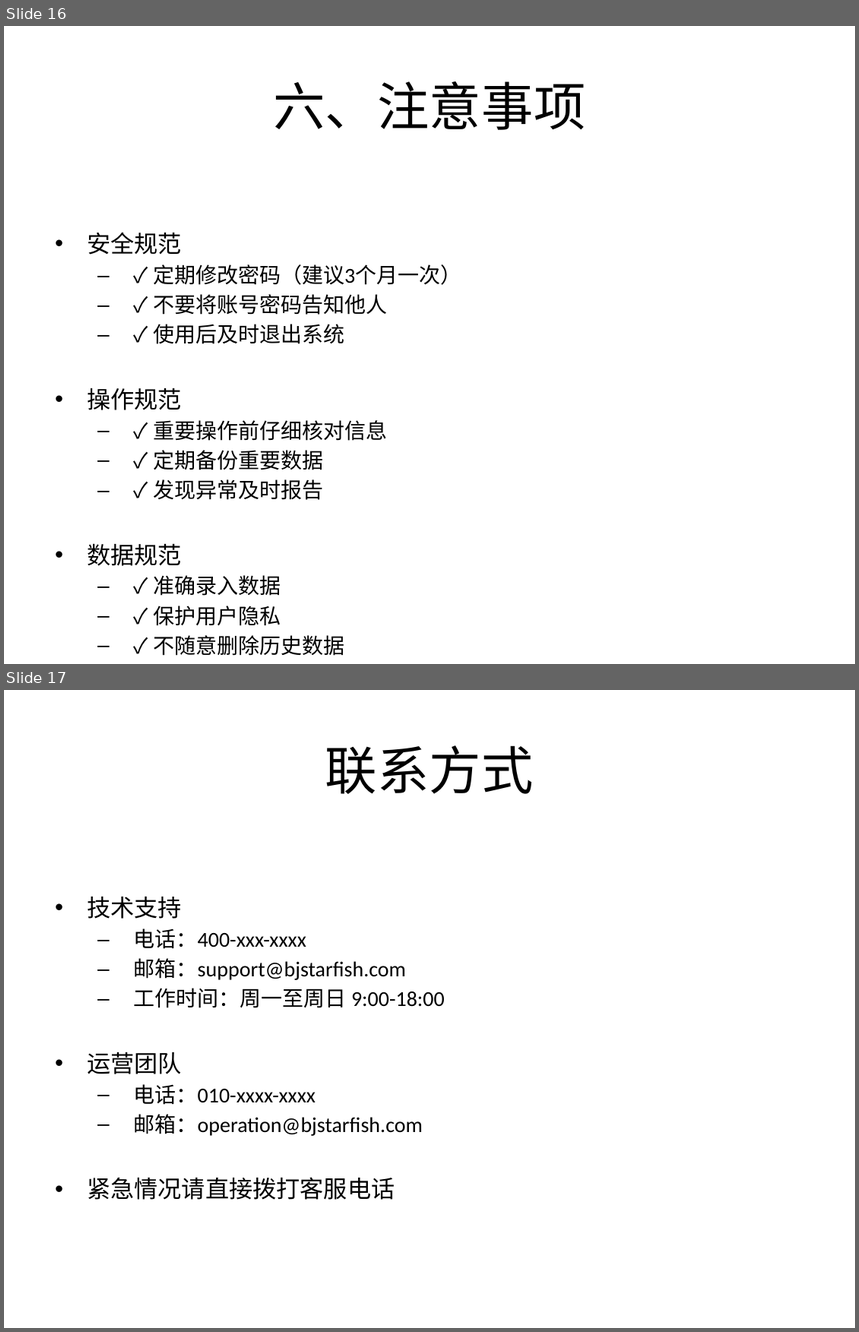
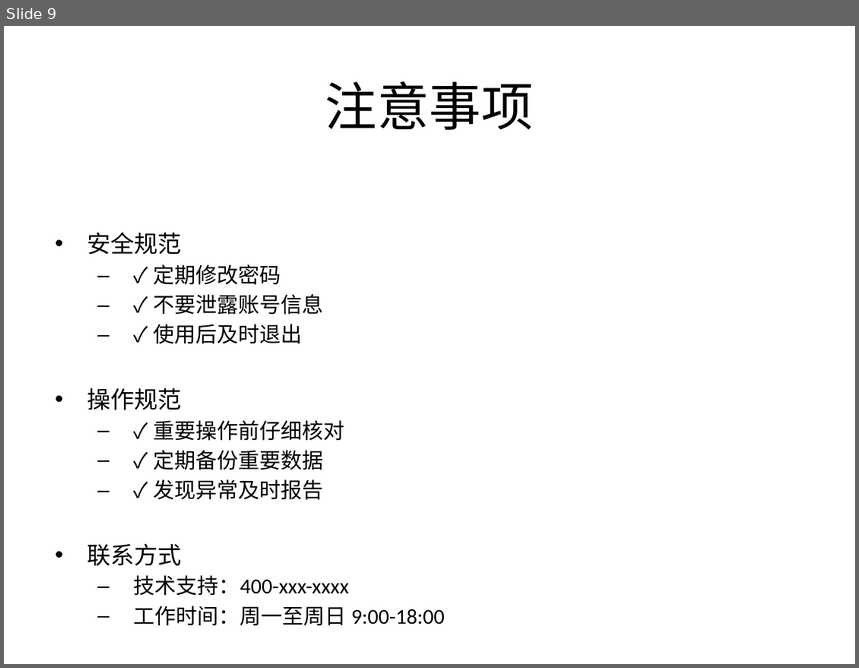
Before and after one commit to ctrlaomao/bjstarfish, a slide deck: 非雪季系统培训PPT.pptx. Shown one above the other, each under a label of ours: slides 16 and 17 before the commit, slide 9 after it. The pictures are 859x1332 and 859x668 pixels, drawn with LibreOffice and Linux fonts; fonts in the diff are those of the drawing. Boxes give left, top, right and bottom in pixels: in the first picture for what was removed or moved away, otherwise in the second. Text is boxed around its words. In the diff, an @@ line names an element or a change of style, - is before the commit and + after.

```diff
--- a/非雪季系统培训PPT.pptx
+++ b/非雪季系统培训PPT.pptx
@@ slide 17 removed at [4, 690, 855, 1328], background #FFFFFF @@
@@ title removed at [325, 745, 534, 794] @@
-联系方式
@@ text removed at [87, 897, 445, 1200] @@
-• 技术支持
-  – 电话：400-xxx-xxxx
-  – 邮箱：support@bjstarfish.com
-  – 工作时间：周一至周日 9:00-18:00
-• 运营团队
-  – 电话：010-xxxx-xxxx
-  – 邮箱：operation@bjstarfish.com
-• 紧急情况请直接拨打客服电话
@@ what was slide 16 is now slide 9 @@
@@ slide 9 changed as well @@
@@ title at [325, 81, 534, 130]: text changed @@
-六、注意事项
+注意事项
@@ text at [153, 265, 323, 344]: text changed @@
-  – ✓ 定期修改密码（建议3个月一次）
-  – ✓ 不要将账号密码告知他人
-  – ✓ 使用后及时退出系统
+  – ✓ 定期修改密码
+  – ✓ 不要泄露账号信息
+  – ✓ 使用后及时退出
@@ text at [153, 420, 344, 441]: text changed @@
-  – ✓ 重要操作前仔细核对信息
+  – ✓ 重要操作前仔细核对
@@ text at [87, 544, 445, 626]: text changed @@
-• 数据规范
-  – ✓ 准确录入数据
-  – ✓ 保护用户隐私
-  – ✓ 不随意删除历史数据
+• 联系方式
+  – 技术支持：400-xxx-xxxx
+  – 工作时间：周一至周日 9:00-18:00
```
Also in this commit, not shown: 9 other slides changed, 8 other slides removed, 1 other file.
